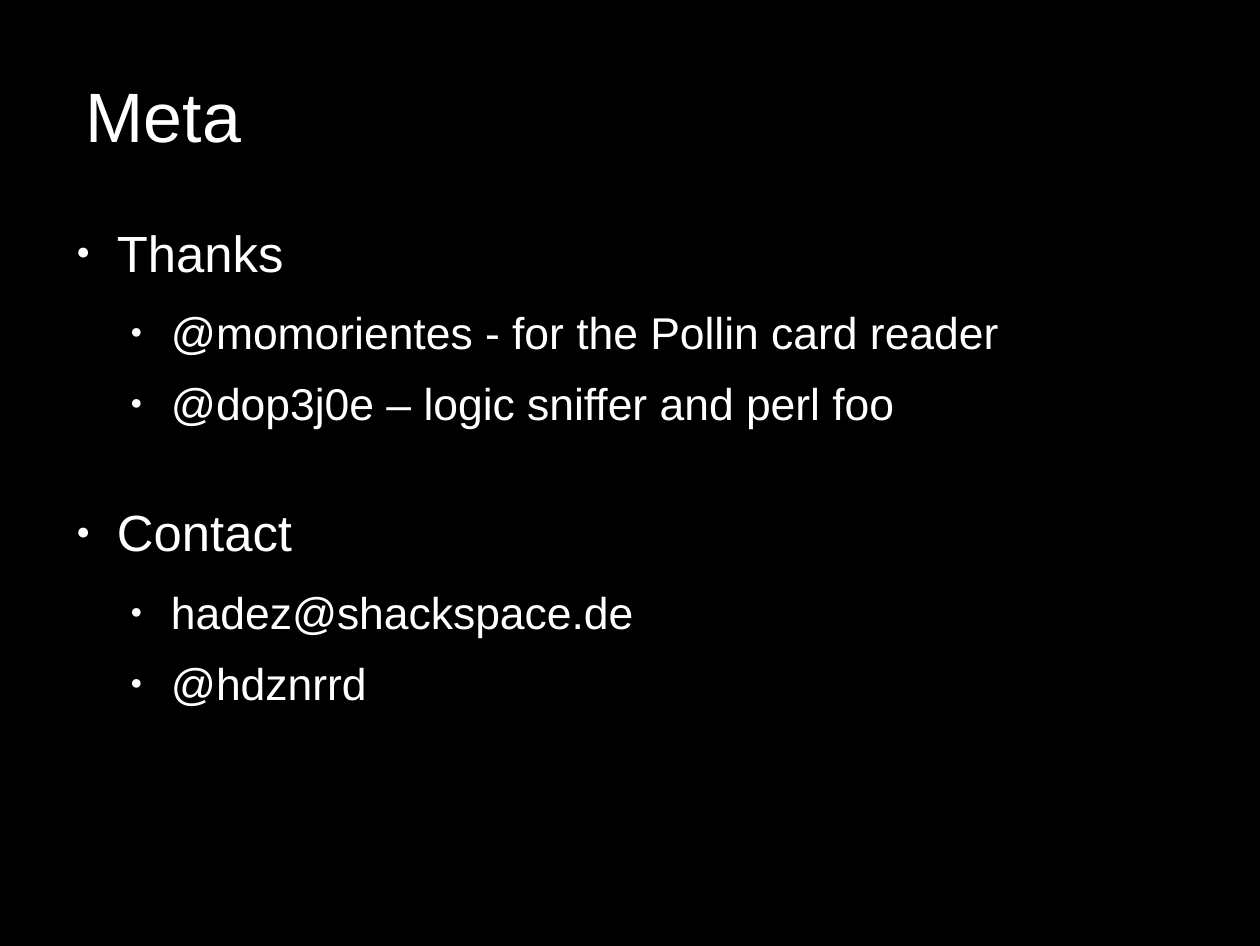
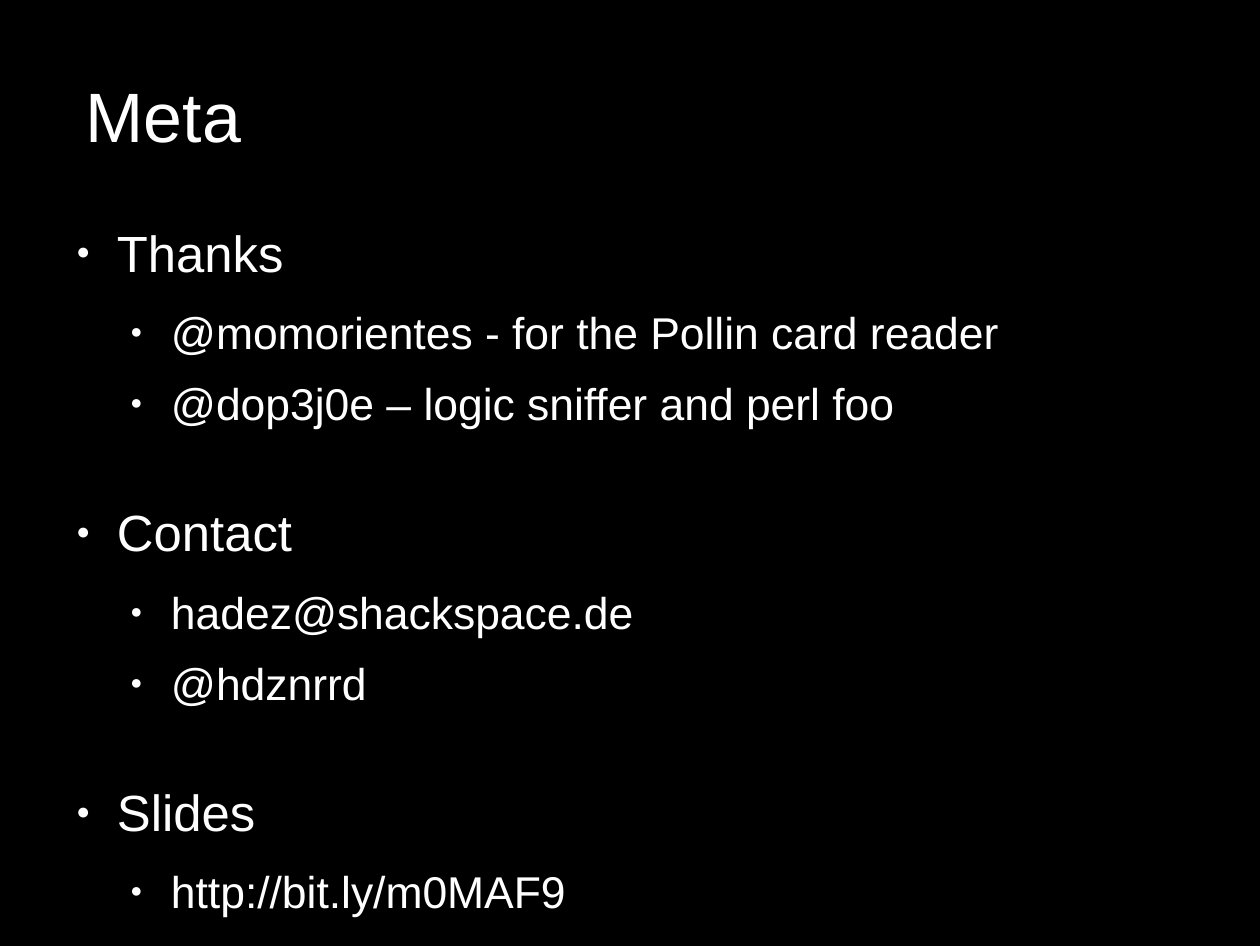
Before and after one commit to shackspace/presentations, a slide deck: slide 69 of TDOT2/talks/hackstation__hadez.odp. Drawn at 1260x946 pixels with LibreOffice and Linux fonts; fonts in the diff are those of the drawing; background and template pictures are left out. Boxes give left, top, right and bottom in pixels: in the first picture for what was removed or moved away, otherwise in the second. Text is boxed around its words. In the diff, an @@ line names an element or a change of style, - is before the commit and + after.

Commit message:
updated hackstation presentation with URL to slides

```diff
--- a/TDOT2/talks/hackstation__hadez.odp
+++ b/TDOT2/talks/hackstation__hadez.odp
@@ text at box(117, 794, 566, 918): paragraphs added @@
+● Slides
+  ● http://bit.ly/m0MAF9
```
